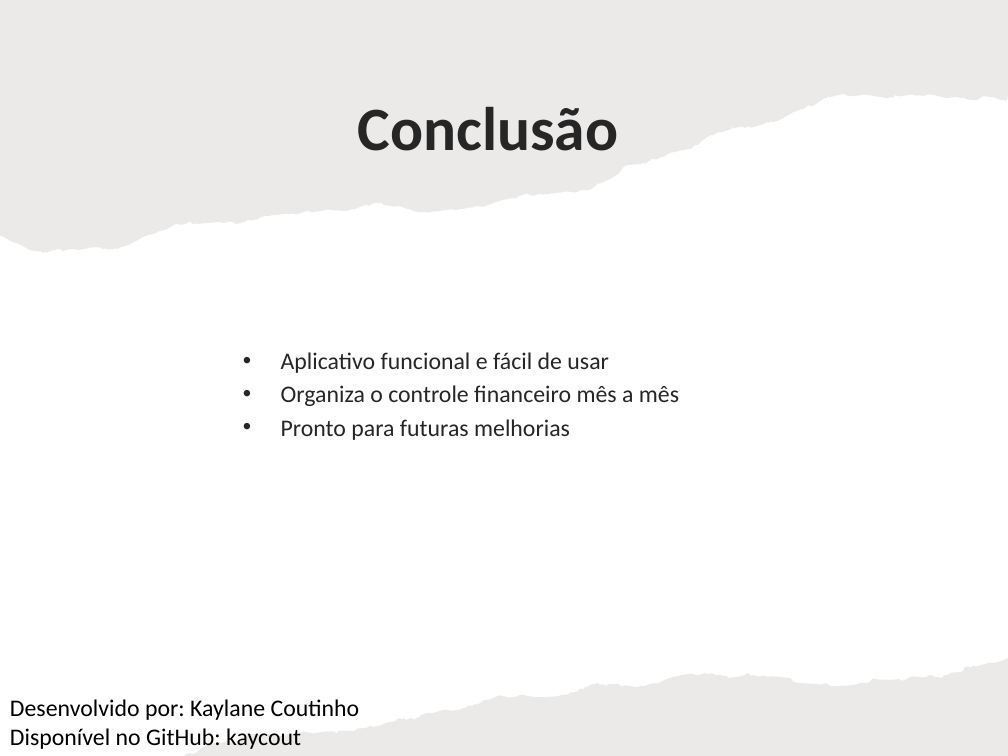
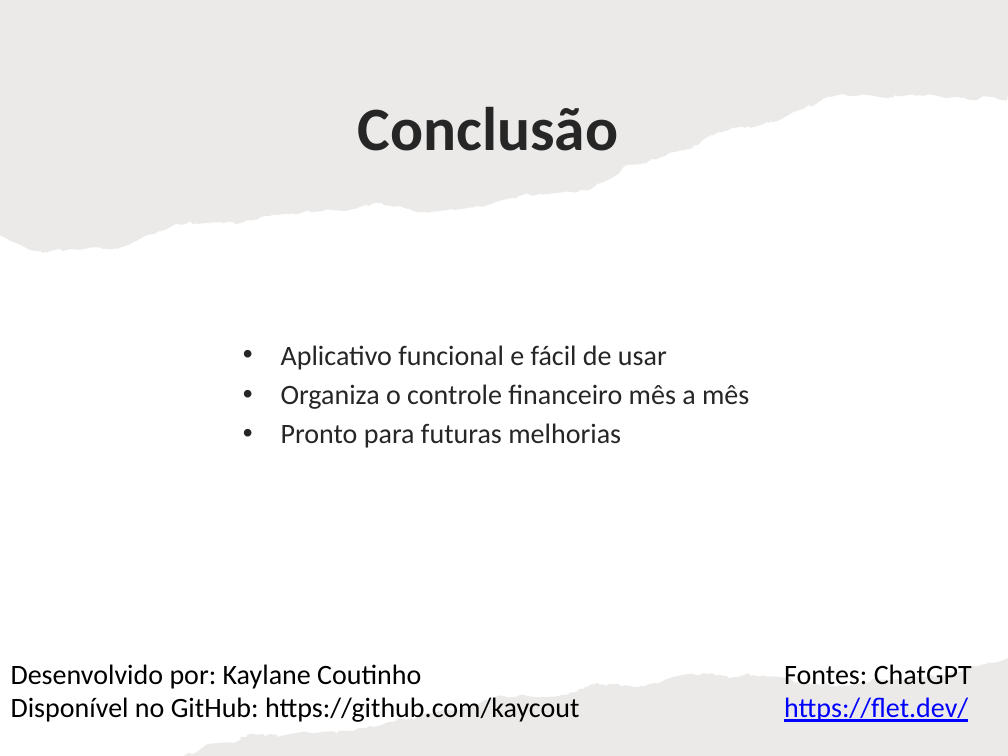
Before and after one commit to kaycout/Organizador-Financeiro, a slide deck: slide 9 of Apresentação_python_flet.pptx (slide 7 before the commit). Drawn at 1008x756 pixels with LibreOffice and Linux fonts; fonts in the diff are those of the drawing. Boxes give left, top, right and bottom in pixels: in the first picture for what was removed or moved away, otherwise in the second. Text is boxed around its words. In the diff, an @@ line names an element or a change of style, - is before the commit and + after.

Commit message:
Plataforma de Controle Mensal - Trabalho acadêmico. Desenvolvido com Python e Flet para estilizar, junto com Power Point e Readme para explicar meu trabalho.

```diff
--- a/Apresentação_python_flet.pptx
+++ b/Apresentação_python_flet.pptx
@@ text "Aplicativo funcional e fácil de ..." at bbox=[281, 345, 749, 448]: size 17 to 20 pt @@
@@ text at bbox=[11, 664, 579, 722]: text changed; size 17 to 20 pt @@
-Desenvolvido por: Kaylane Coutinho
-Disponível no GitHub: kaycout
+Desenvolvido por: Kaylane Coutinho
+Disponível no GitHub: https://github.com/kaycout
@@ text added at bbox=[784, 664, 972, 722], 20 pt, text #0000FF, underline @@
+Fontes: ChatGPT
+https://flet.dev/
```
Also in this commit, not shown: 5 other slides changed, 2 slides added, 6 other files.
